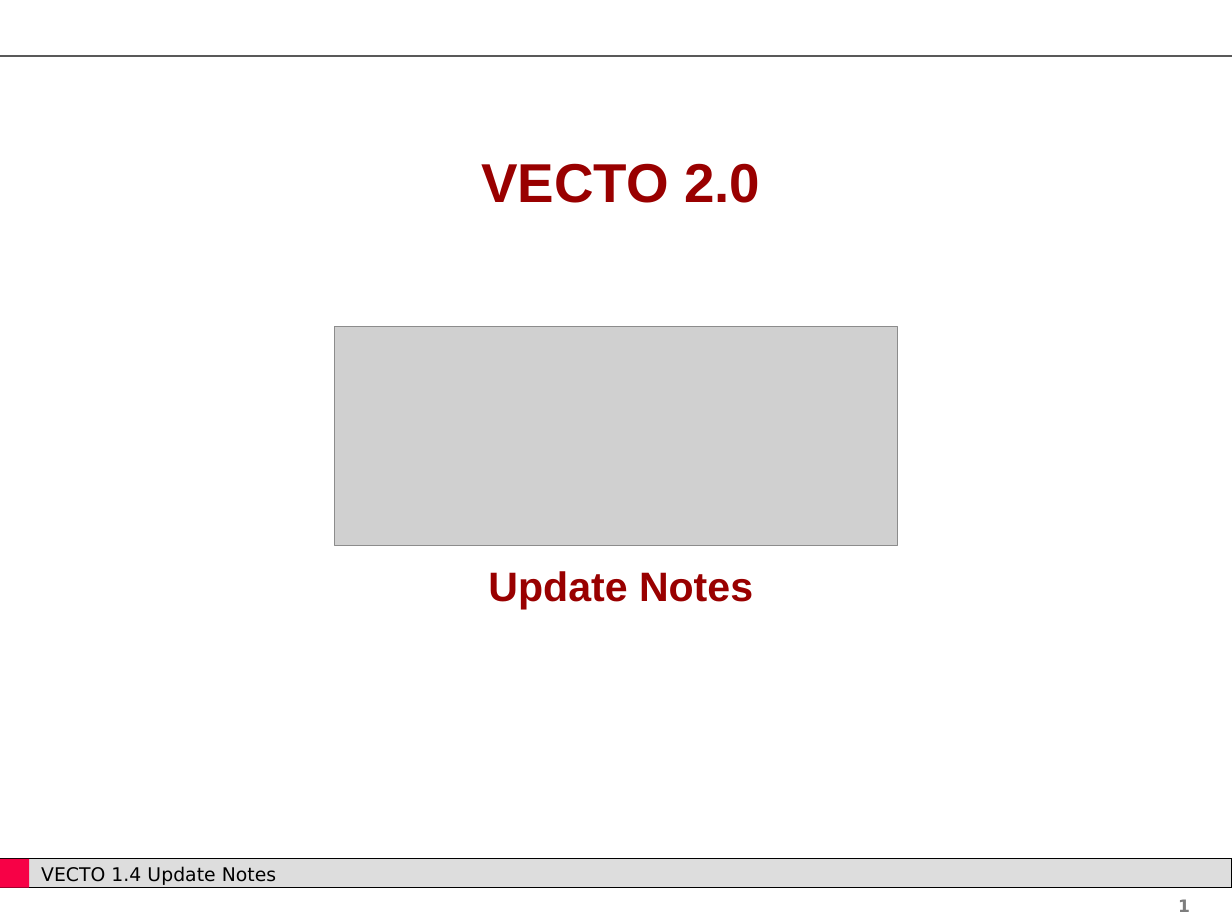
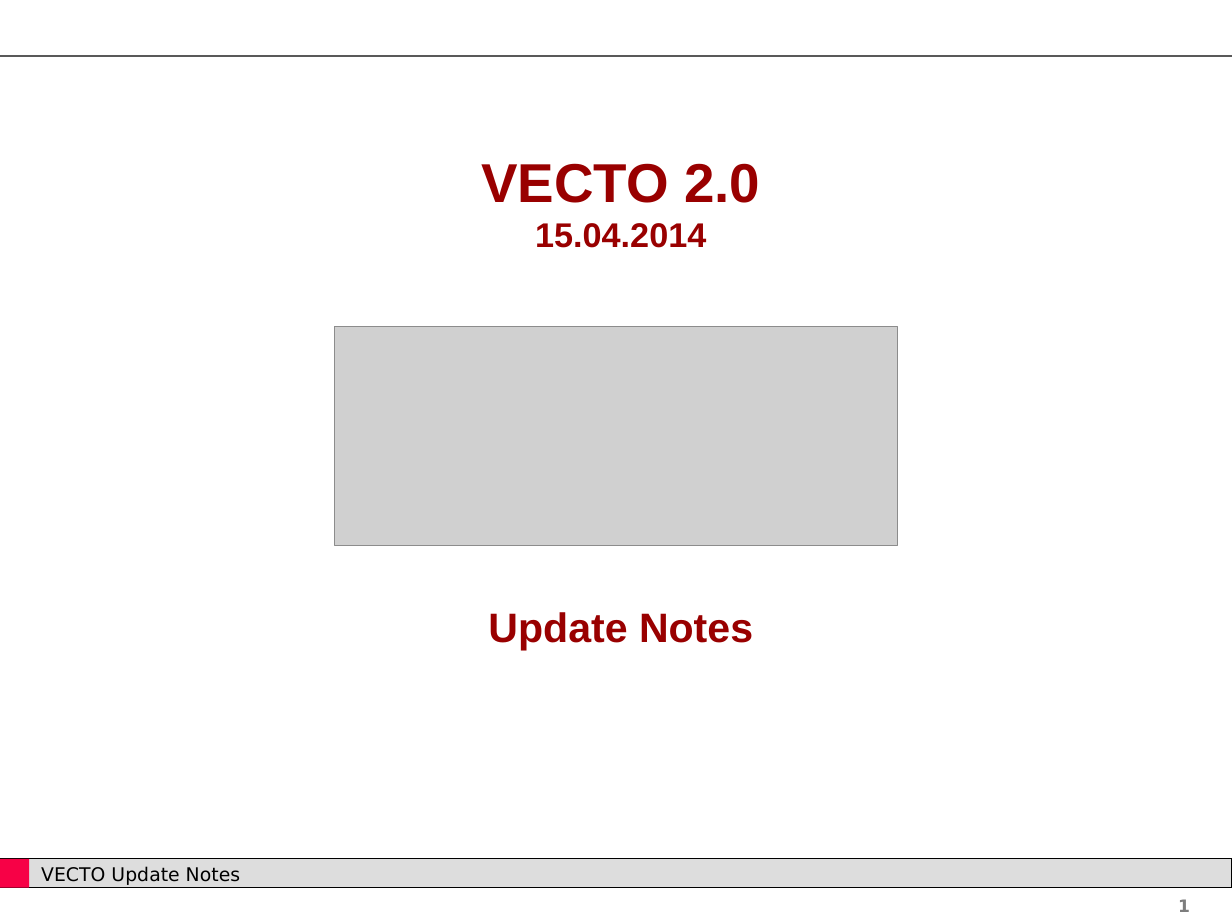
Before and after one commit to CLIMA-VECTO/vecto-sim, a slide deck: slide 1 of User Manual Source/Update Notes.pptx. Drawn at 1232x924 pixels with LibreOffice and Linux fonts; fonts in the diff are those of the drawing; grey boxes stand for pictures; background and template pictures are left out. Boxes give left, top, right and bottom in pixels: in the first picture for what was removed or moved away, otherwise in the second. Text is boxed around its words. In the diff, an @@ line names an element or a change of style, - is before the commit and + after.

```diff
--- a/User Manual Source/Update Notes.pptx
+++ b/User Manual Source/Update Notes.pptx
@@ text at [481, 163, 760, 248]: text changed; size 32 to 20 pt @@
-VECTO 2.0
+VECTO 2.0
+15.04.2014
@@ text at [41, 866, 240, 885]: text changed @@
-VECTO 1.4 Update Notes
+VECTO Update Notes
```
Also in this commit, not shown: 55 other slides changed, 2 slides added, 2 other files.
